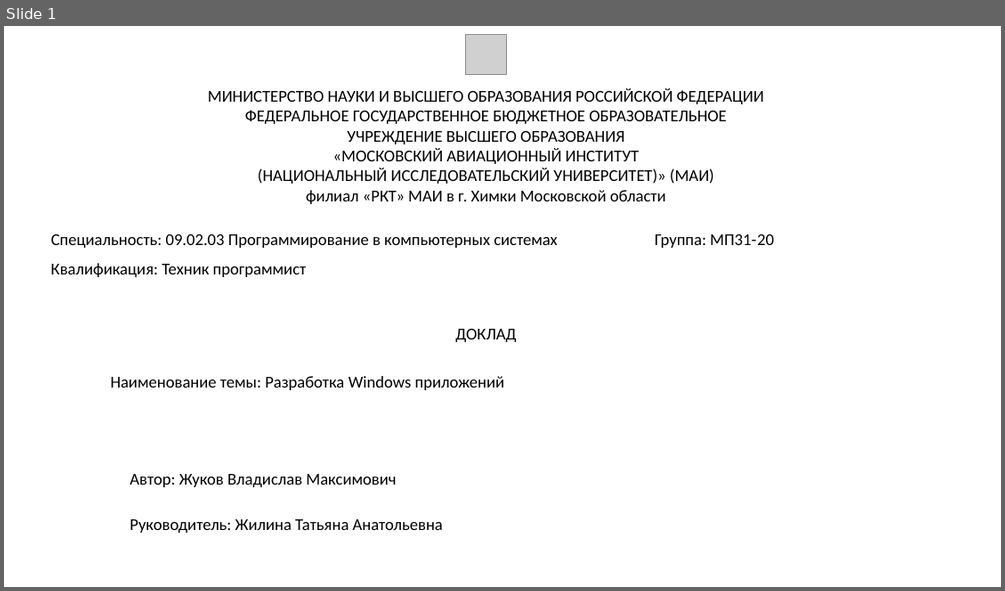
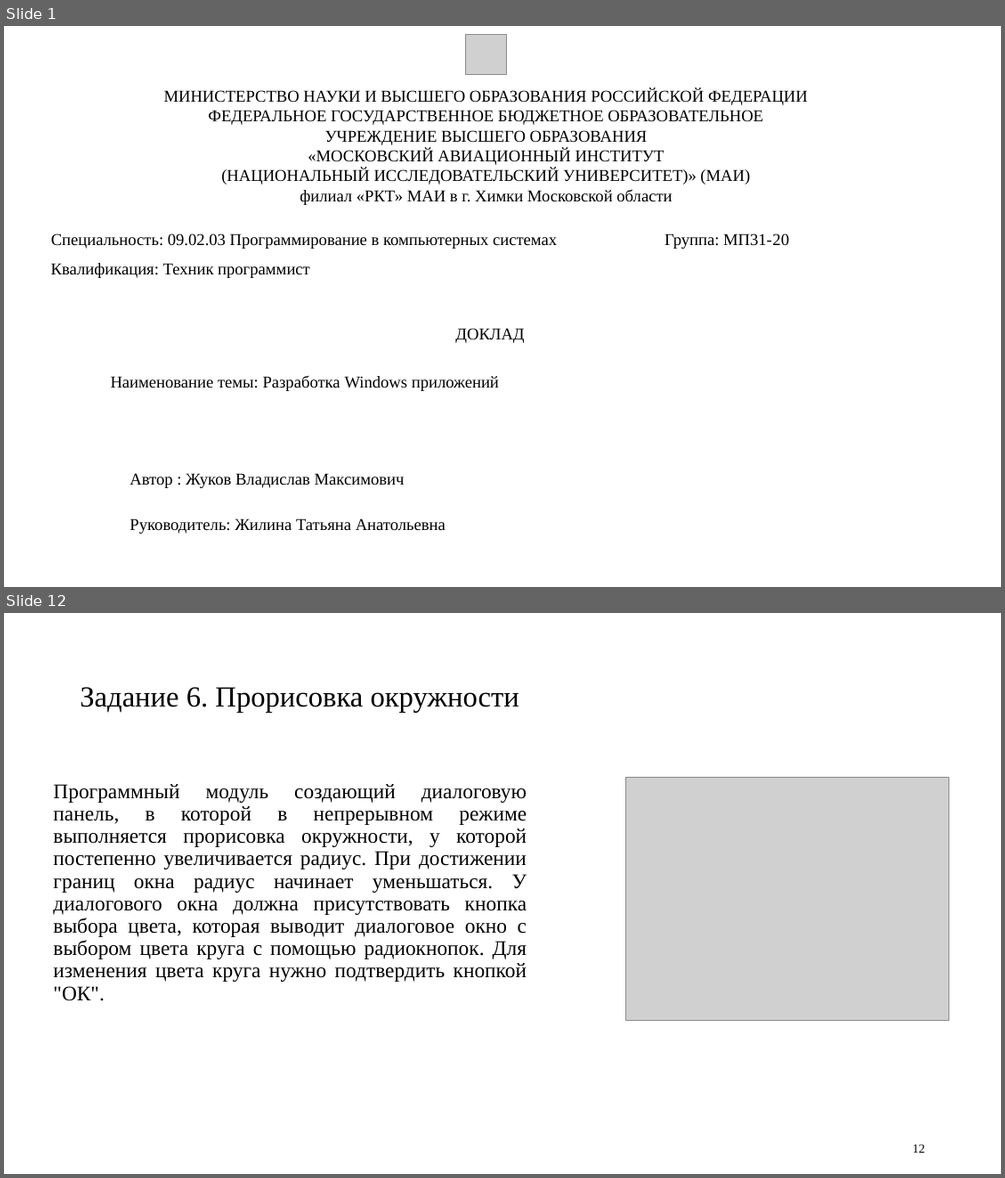
Before and after one commit to Feeralbee/praktika_system_programming, a slide deck: ЖуковМП3120.pptx. Shown one above the other, each under a label of ours: slide 1 before the commit, slides 1 and 12 after it; the slides between them are not shown. The pictures are 1005x591 and 1005x1178 pixels, drawn with LibreOffice and Linux fonts; fonts in the diff are those of the drawing; grey boxes stand for pictures. Boxes give left, top, right and bottom in pixels: in the first picture for what was removed or moved away, otherwise in the second. Text is boxed around its words. In the diff, an @@ line names an element or a change of style, - is before the commit and + after.

```diff
--- a/ЖуковМП3120.pptx
+++ b/ЖуковМП3120.pptx
@@ slide 12 added at (4,613,1001,1174), background #FFFFFF @@
@@ title added at (80,687,519,712), 28 pt, text #000000 @@
+Задание 6. Прорисовка окружности
@@ text added at (53,784,527,1001), 20 pt, text #000000 @@
+Программный модуль создающий диалоговую панель, в которой в непрерывном режиме выполняется прорисовка окружности, у которой постепенно увеличивается радиус. При достижении границ окна радиус начинает уменьшаться. У диалогового окна должна присутствовать кнопка выбора цвета, которая выводит диалоговое окно с выбором цвета круга с помощью радиокнопок. Для изменения цвета круга нужно подтвердить кнопкой "ОК".
@@ picture added at (626,777,949,1021) @@
@@ page number added at (913,1143,925,1152), 12 pt, text #000000 @@
+12
@@ slide 1 changed as well @@
@@ font Calibri to Times New Roman in 6 elements at (164,89,808,205), (129,518,445,533), (111,376,499,391), (51,233,789,248), (455,328,524,343), (51,263,310,278) @@
@@ text at (129,473,404,488): text changed; font Calibri to Times New Roman @@
-Автор: Жуков Владислав Максимович
+Автор : Жуков Владислав Максимович
```
Also in this commit, not shown: 13 other slides added, 3 slides removed.
